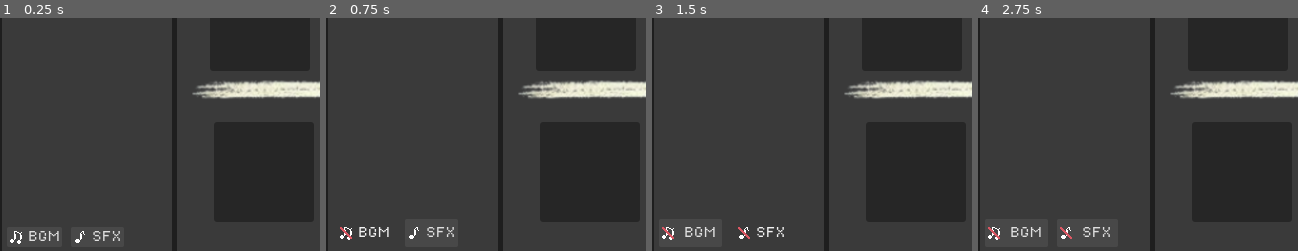
Above: before the commit, frames 1-4 (left to right).
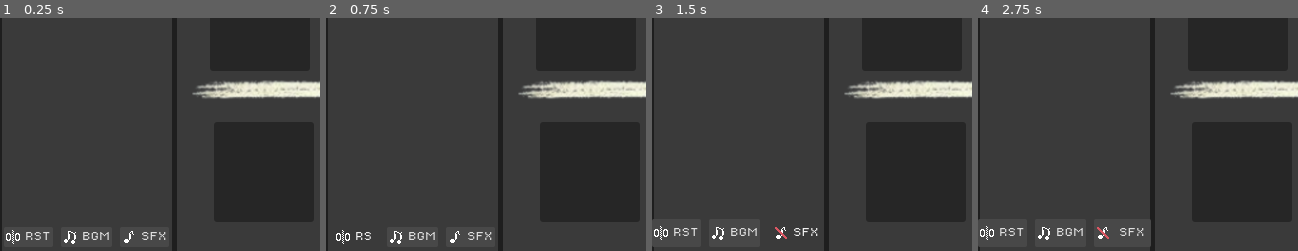
Above: after the commit, the same moments.

Repository: montyplexer/Multiplayer-TicTacToe
Game: Godot game, scene res://scenes/tictactoe.tscn
The game is run twice, just before and just after one commit, with the same random seed, the same clock (stepped at 60 frames per second) and the same inputs.
Inputs (mouse positions are % of the whole screen's width and height, from its top left):
- Up to frame 1 (0.25 s): no input
- Up to frame 2 (0.75 s): click (4, 97) at 0.5 s, where only the run after the commit has a clickable "RST"
- Up to frame 3 (1.5 s): click "SFX" at 1.25 s
- Up to frame 4 (2.75 s): click "New Game" at 2 s
The pictures show only the part of the screen within x 0-50%, y 50-100%; the shares and areas given below are measured in that part.

The runs differ from the first frame. In frame 1, 1.0% of the frame differs, in the area x 1-52%, y 90-97%; in frame 2, 1.0%; in frame 3, 1.2%; in frame 4, 1.3%, in the area x 0-55%, y 86-99%.

Commit message:
Added Score Reset Button

Diff:
--- a/scenes/tictactoe.tscn
+++ b/scenes/tictactoe.tscn
@@ -11,6 +11,7 @@
 [ext_resource type="ButtonGroup" uid="uid://cofs3o3i8bq78" path="res://style/AIDifficultyButtonGroup.tres" id="4_5gmd5"]
 [ext_resource type="Script" path="res://scripts/audio_button.gd" id="4_rqr7n"]
 [ext_resource type="ButtonGroup" uid="uid://p5m3d8d3yqdm" path="res://style/MultiplayerModeButtonGroup.tres" id="5_sgdy3"]
+[ext_resource type="Texture2D" uid="uid://cubntd12vrkim" path="res://assets/ui/ui_reset_score.png" id="8_2nqnt"]
 [ext_resource type="Texture2D" uid="uid://dliva5nt2656y" path="res://assets/ui/ui_bgm_on.png" id="8_yb3ma"]
 [ext_resource type="Script" path="res://scripts/audio_button_with_icon.gd" id="9_6ic10"]
 [ext_resource type="Texture2D" uid="uid://donf78soyix73" path="res://assets/ui/ui_sfx_on.png" id="9_302yj"]
@@ -20,9 +21,9 @@
 
 [sub_resource type="StyleBoxEmpty" id="StyleBoxEmpty_rxjij"]
 
+[sub_resource type="StyleBoxEmpty" id="StyleBoxEmpty_43rl8"]
+
 [sub_resource type="StyleBoxEmpty" id="StyleBoxEmpty_ykm2v"]
-
-[sub_resource type="StyleBoxEmpty" id="StyleBoxEmpty_43rl8"]
 
 [sub_resource type="PlaceholderTexture2D" id="PlaceholderTexture2D_357up"]
 size = Vector2(140, 140)
@@ -300,16 +301,36 @@
 size_flags_vertical = 4
 theme = ExtResource("2_8lb4p")
 
+[node name="MarginResetScore" type="MarginContainer" parent="VBoxTitleBar/HBoxScoreAndGrid/InfoRect/AudioButtonMargin/AudioButtonContainer"]
+layout_mode = 2
+size_flags_horizontal = 4
+theme_override_constants/margin_left = 2
+theme_override_constants/margin_top = 2
+theme_override_constants/margin_right = 5
+theme_override_constants/margin_bottom = 2
+
+[node name="ResetScoreButton" type="Button" parent="VBoxTitleBar/HBoxScoreAndGrid/InfoRect/AudioButtonMargin/AudioButtonContainer/MarginResetScore"]
+layout_mode = 2
+theme = ExtResource("2_8lb4p")
+theme_override_font_sizes/font_size = 14
+theme_override_styles/focus = SubResource("StyleBoxEmpty_43rl8")
+text = "RST"
+icon = ExtResource("8_2nqnt")
+script = ExtResource("9_6ic10")
+icon_on = ExtResource("8_2nqnt")
+icon_off = ExtResource("8_2nqnt")
+
 [node name="MarginMusic" type="MarginContainer" parent="VBoxTitleBar/HBoxScoreAndGrid/InfoRect/AudioButtonMargin/AudioButtonContainer"]
 layout_mode = 2
-theme_override_constants/margin_left = 4
-theme_override_constants/margin_top = 4
-theme_override_constants/margin_right = 4
+theme_override_constants/margin_left = 2
+theme_override_constants/margin_top = 2
+theme_override_constants/margin_right = 5
 theme_override_constants/margin_bottom = 2
 
 [node name="MusicButton" type="Button" parent="VBoxTitleBar/HBoxScoreAndGrid/InfoRect/AudioButtonMargin/AudioButtonContainer/MarginMusic"]
 layout_mode = 2
 theme = ExtResource("2_8lb4p")
+theme_override_font_sizes/font_size = 14
 theme_override_styles/focus = SubResource("StyleBoxEmpty_ykm2v")
 text = "BGM"
 icon = ExtResource("8_yb3ma")
@@ -319,33 +340,15 @@
 
 [node name="MarginSound" type="MarginContainer" parent="VBoxTitleBar/HBoxScoreAndGrid/InfoRect/AudioButtonMargin/AudioButtonContainer"]
 layout_mode = 2
-theme_override_constants/margin_left = 4
-theme_override_constants/margin_top = 4
-theme_override_constants/margin_right = 4
-theme_override_constants/margin_bottom = 2
-
-[node name="SoundButton" type="Button" parent="VBoxTitleBar/HBoxScoreAndGrid/InfoRect/AudioButtonMargin/AudioButtonContainer/MarginSound"]
-layout_mode = 2
-theme = ExtResource("2_8lb4p")
-theme_override_styles/focus = SubResource("StyleBoxEmpty_43rl8")
-text = "SFX"
-icon = ExtResource("9_302yj")
-script = ExtResource("9_6ic10")
-icon_on = ExtResource("9_302yj")
-icon_off = ExtResource("12_kqtcb")
-
-[node name="MarginResetScore" type="MarginContainer" parent="VBoxTitleBar/HBoxScoreAndGrid/InfoRect/AudioButtonMargin/AudioButtonContainer"]
-visible = false
-layout_mode = 2
-size_flags_horizontal = 4
 theme_override_constants/margin_left = 2
 theme_override_constants/margin_top = 2
 theme_override_constants/margin_right = 5
 theme_override_constants/margin_bottom = 2
 
-[node name="ResetScoreButton" type="Button" parent="VBoxTitleBar/HBoxScoreAndGrid/InfoRect/AudioButtonMargin/AudioButtonContainer/MarginResetScore"]
-layout_mode = 2
-theme = ExtResource("2_8lb4p")
+[node name="SoundButton" type="Button" parent="VBoxTitleBar/HBoxScoreAndGrid/InfoRect/AudioButtonMargin/AudioButtonContainer/MarginSound"]
+layout_mode = 2
+theme = ExtResource("2_8lb4p")
+theme_override_font_sizes/font_size = 14
 theme_override_styles/focus = SubResource("StyleBoxEmpty_43rl8")
 text = "SFX"
 icon = ExtResource("9_302yj")
@@ -487,6 +490,6 @@
 [connection signal="pressed" from="VBoxTitleBar/HBoxScoreAndGrid/InfoRect/MarginContainer/InfoContainer/MultiplayerButton" to="." method="_on_multiplayer_button_pressed"]
 [connection signal="pressed" from="VBoxTitleBar/HBoxScoreAndGrid/InfoRect/MarginContainer/InfoContainer/MultiplayerSettingsBox/HotSeatButton" to="." method="_on_hot_seat_button_pressed"]
 [connection signal="pressed" from="VBoxTitleBar/HBoxScoreAndGrid/InfoRect/MarginContainer/InfoContainer/MultiplayerSettingsBox/OnlineButton" to="." method="_on_online_button_pressed"]
+[connection signal="pressed" from="VBoxTitleBar/HBoxScoreAndGrid/InfoRect/AudioButtonMargin/AudioButtonContainer/MarginResetScore/ResetScoreButton" to="." method="_on_reset_score_button_pressed"]
 [connection signal="pressed" from="VBoxTitleBar/HBoxScoreAndGrid/InfoRect/AudioButtonMargin/AudioButtonContainer/MarginMusic/MusicButton" to="." method="_on_music_button_pressed"]
 [connection signal="pressed" from="VBoxTitleBar/HBoxScoreAndGrid/InfoRect/AudioButtonMargin/AudioButtonContainer/MarginSound/SoundButton" to="." method="_on_sound_button_pressed"]
-[connection signal="pressed" from="VBoxTitleBar/HBoxScoreAndGrid/InfoRect/AudioButtonMargin/AudioButtonContainer/MarginResetScore/ResetScoreButton" to="." method="_on_sound_button_pressed"]
--- a/scripts/tictactoe.gd
+++ b/scripts/tictactoe.gd
@@ -308,6 +308,12 @@
 	else:
 		Global.sfx = true
 		AudioServer.set_bus_volume_db(sfx_channel,0)
+
+func _on_reset_score_button_pressed():
+	Global.scores[Global.PLAYER.X] = 0
+	Global.scores[Global.PLAYER.O] = 0
+	ui_update_score_labels()
+	_on_new_game_button_pressed()
 
 # ----------
 # --- AI ---
Binary file added: assets/ui/ui_reset_score.png
Not shown, added: assets/ui/ui_reset_score.png.import
Not shown: 1 places in scenes/tictactoe.tscn that only renumber resources
